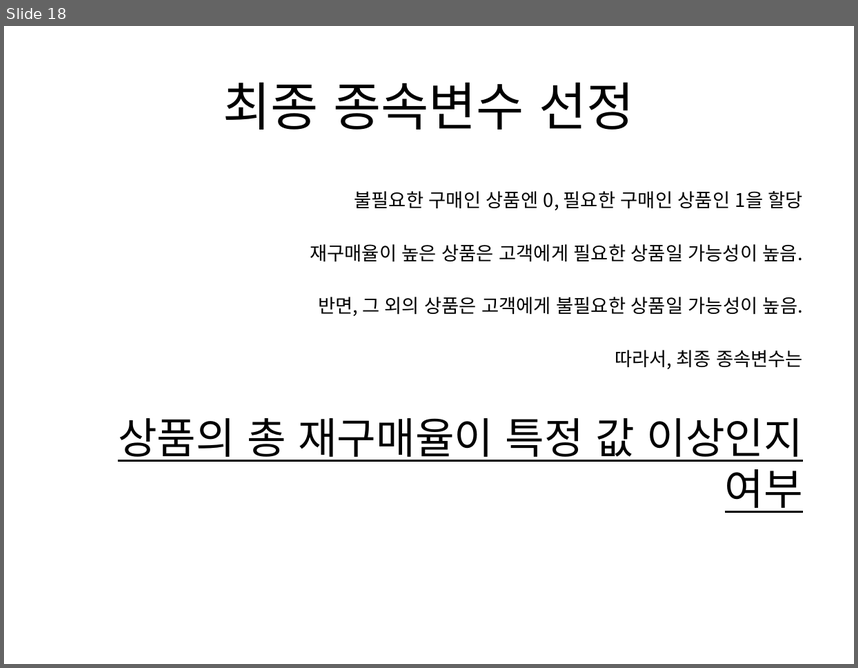
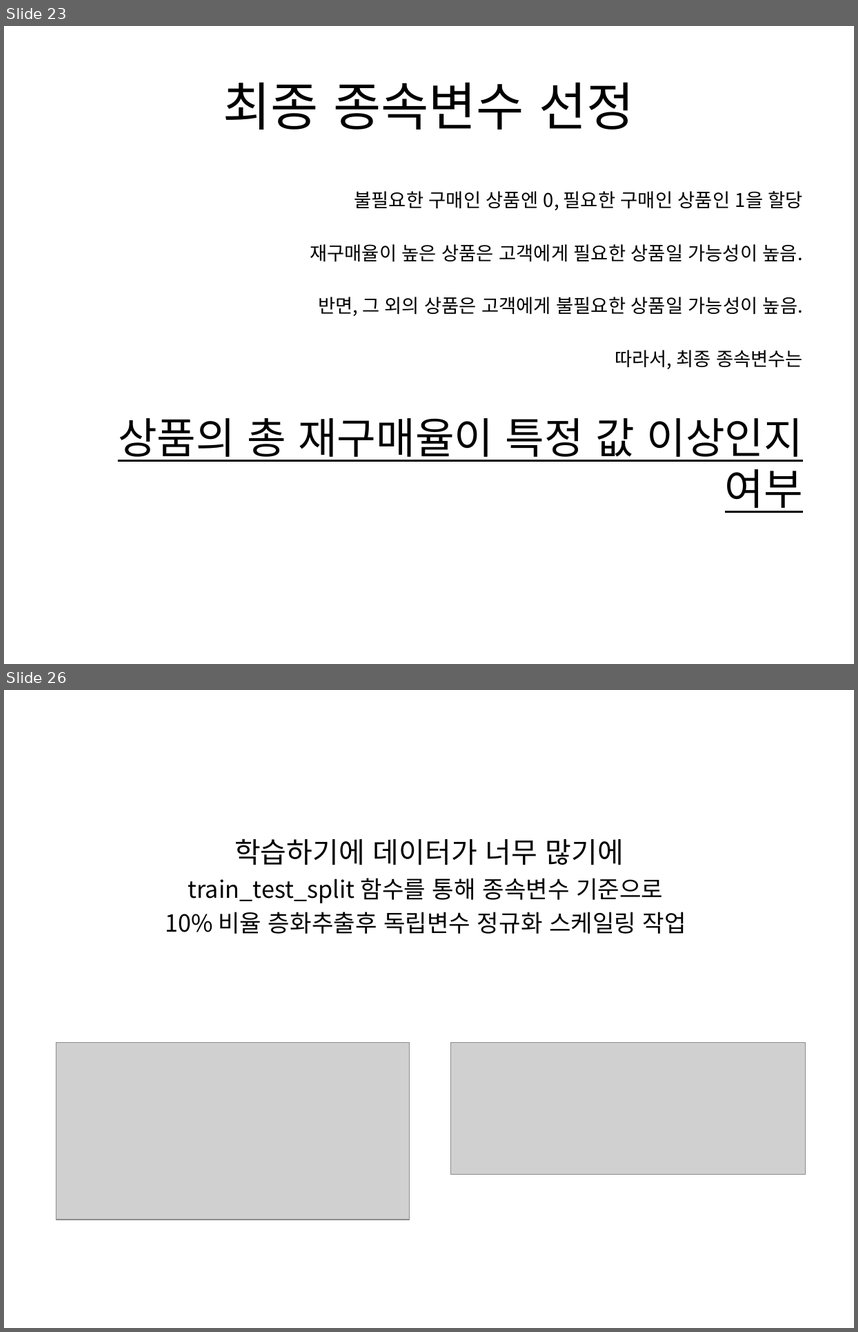
Before and after one commit to WasVelinn/1stPerSonalProjecT, a slide deck: 프레젠테이션1.pptx. Shown one above the other, each under a label of ours: slide 18 before the commit, slides 23 and 26 after it; the slides between them are not shown. The pictures are 858x668 and 858x1332 pixels, drawn with LibreOffice and Linux fonts; fonts in the diff are those of the drawing; grey boxes stand for pictures. Boxes give left, top, right and bottom in pixels: in the first picture for what was removed or moved away, otherwise in the second. Text is boxed around its words. In the diff, an @@ line names an element or a change of style, - is before the commit and + after.

```diff
--- a/프레젠테이션1.pptx
+++ b/프레젠테이션1.pptx
@@ slide 26 added at bbox=[4, 690, 854, 1328], background #FFFFFF @@
@@ title added at bbox=[165, 839, 686, 934], 20 pt, text #000000 @@
+학습하기에 데이터가 너무 많기에
+train_test_split 함수를 통해 종속변수 기준으로
+10% 비율 층화추출후 독립변수 정규화 스케일링 작업
@@ picture added at bbox=[56, 1042, 410, 1219] @@
@@ picture added at bbox=[451, 1042, 806, 1174] @@
@@ what was slide 18 is now slide 23 @@
```
Also in this commit, not shown: 3 slides changed, 5 other slides added, 1 slide removed, 12 other files.
